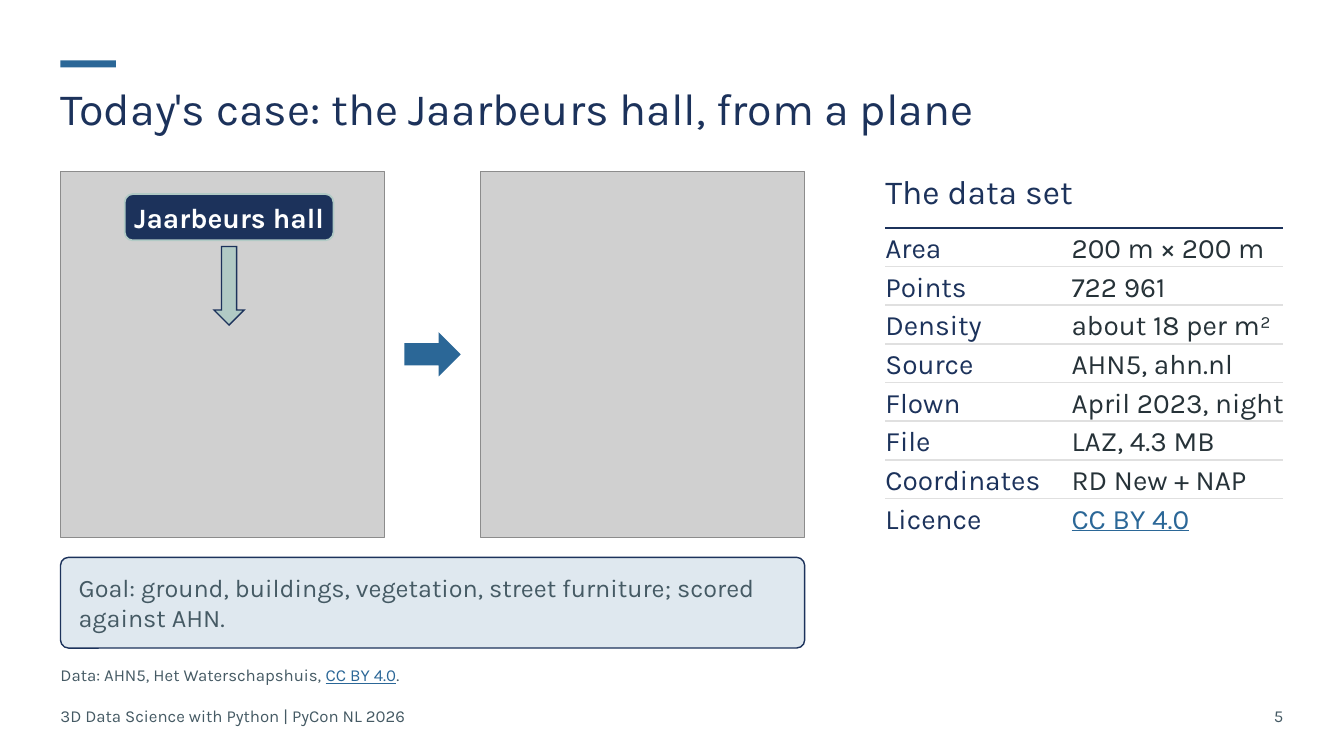
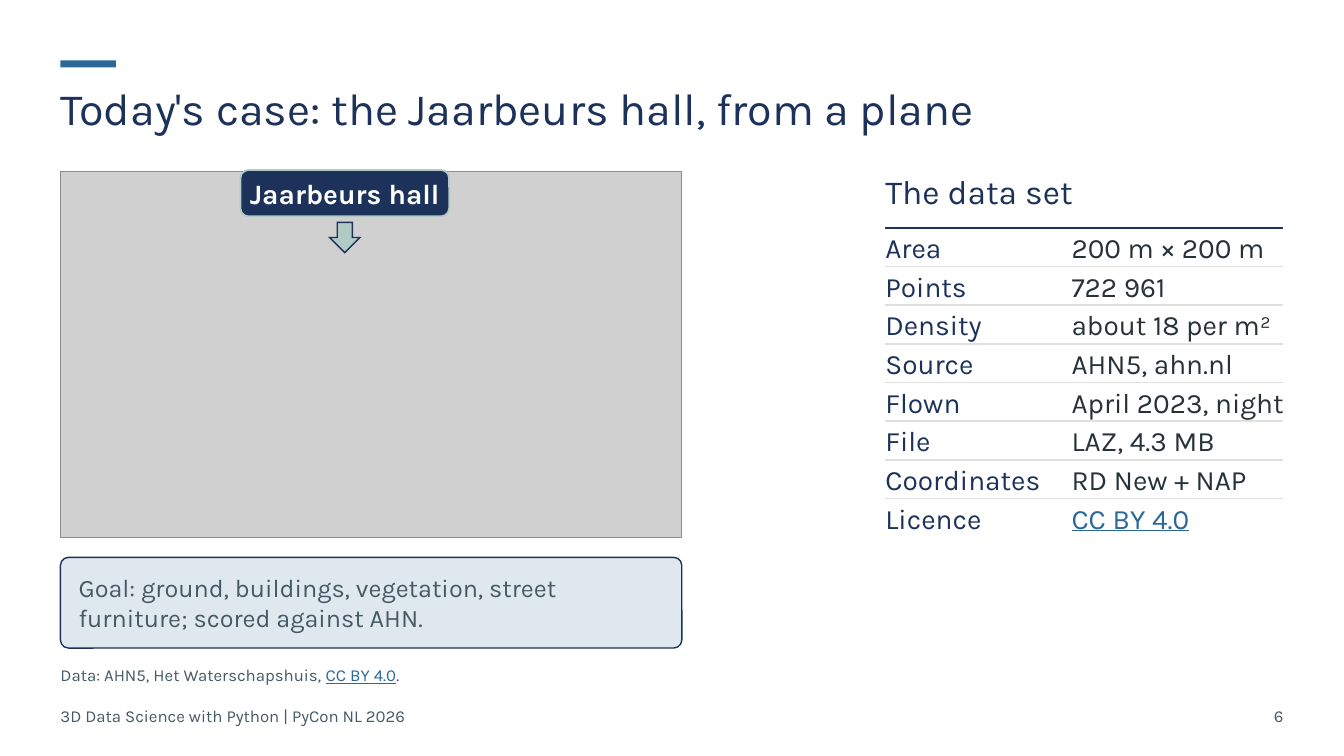
Before and after one commit to Sloppy1999/pycon-nl-2026-3d-data-science, a slide deck: slide 6 of deck/out/20261015_PyCon-NL_3D-Data-Science.pptx (slide 5 before the commit). Drawn at 1344x756 pixels with LibreOffice and Linux fonts; fonts in the diff are those of the drawing; grey boxes stand for pictures. Boxes give left, top, right and bottom in pixels: in the first picture for what was removed or moved away, otherwise in the second. Text is boxed around its words. In the diff, an @@ line names an element or a change of style, - is before the commit and + after.

```diff
--- a/deck/out/20261015_PyCon-NL_3D-Data-Science.pptx
+++ b/deck/out/20261015_PyCon-NL_3D-Data-Science.pptx
@@ picture: place and size @@
-picture at <box>60,171,385,537</box>
+picture at <box>60,171,682,537</box>
@@ rounded rectangle "Jaarbeurs hall": place and size @@
-rounded rectangle "Jaarbeurs hall" at <box>125,195,334,241</box>
+rounded rectangle "Jaarbeurs hall" at <box>241,170,450,217</box>
@@ picture removed at <box>481,171,806,537</box> @@
@@ down arrow: place and size @@
-down arrow at <box>214,247,244,326</box>
+down arrow at <box>330,223,360,253</box>
@@ right arrow removed at <box>404,332,461,376</box> @@
@@ rounded rectangle: place and size @@
-rounded rectangle at <box>60,558,805,648</box>
+rounded rectangle at <box>60,558,682,648</box>
@@ text "Goal: ground, buildings, vegetation, street ..." rewrapped from <box>79,579,754,633</box> to <box>79,579,556,633</box> @@
@@ page number at <box>1274,711,1284,722</box>: text changed @@
-5
+6
```
Also in this commit, not shown: 14 other slides changed, 1 slide added, 24 other files.
